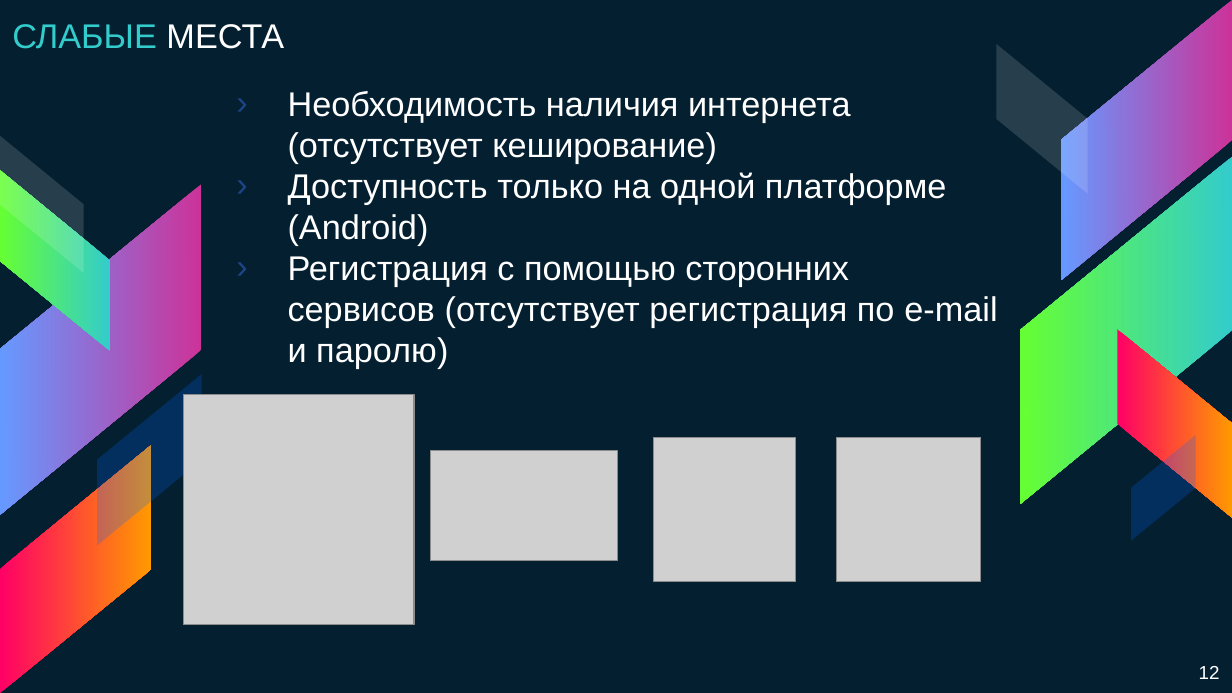
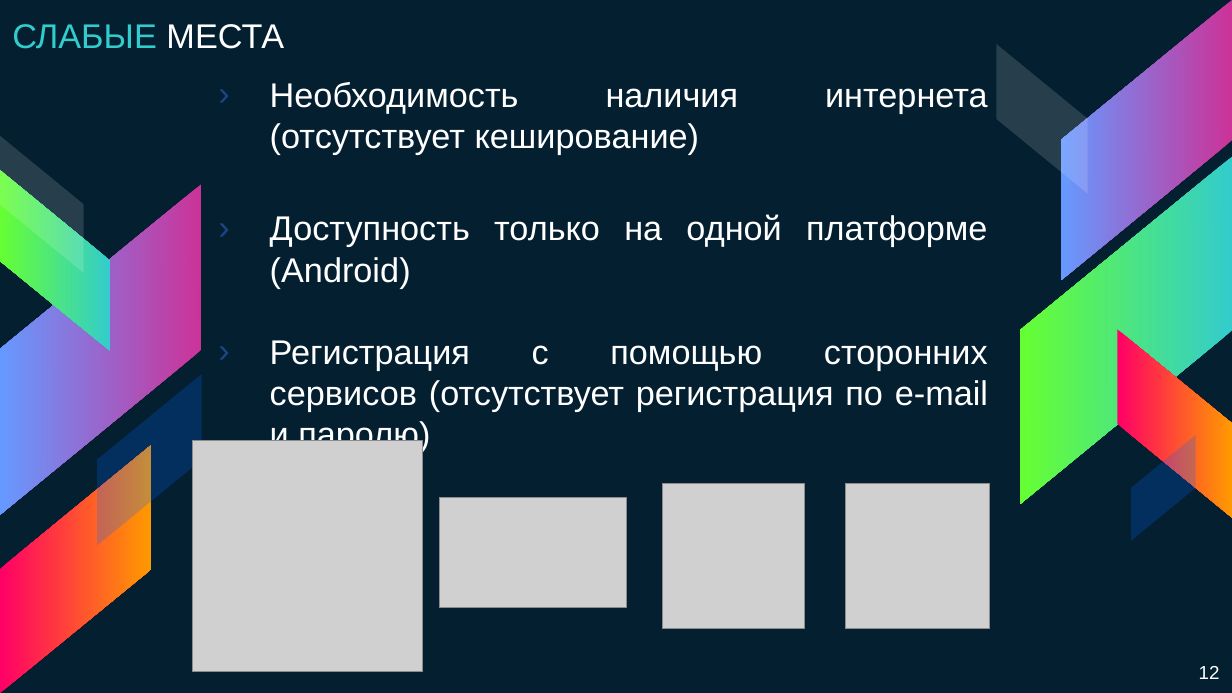
Before and after one commit to adonixis/MFC56, a slide deck: slide 12 of Презентация Выйти из IT.pptx. Drawn at 1232x693 pixels with LibreOffice and Linux fonts; fonts in the diff are those of the drawing; grey boxes stand for pictures. Boxes give left, top, right and bottom in pixels: in the first picture for what was removed or moved away, otherwise in the second. Text is boxed around its words. In the diff, an @@ line names an element or a change of style, - is before the commit and + after.

```diff
--- a/Презентация Выйти из IT.pptx
+++ b/Презентация Выйти из IT.pptx
@@ text "Необходимость наличия интернета (отсутствует кеширование)" moved from (x1=288, y1=91, x2=997, y2=369) to (x1=270, y1=82, x2=988, y2=452) @@
@@ text "Необходимость наличия интернета (отсутствует кеширование)" at (x1=270, y1=82, x2=988, y2=452): alignment left to justified @@
@@ 4 pictures moved together from (x1=184, y1=394, x2=981, y2=625) to (x1=192, y1=441, x2=989, y2=671) @@
```
Also in this commit, not shown: 4 other slides changed, 1 slide added, 1 slide removed.
